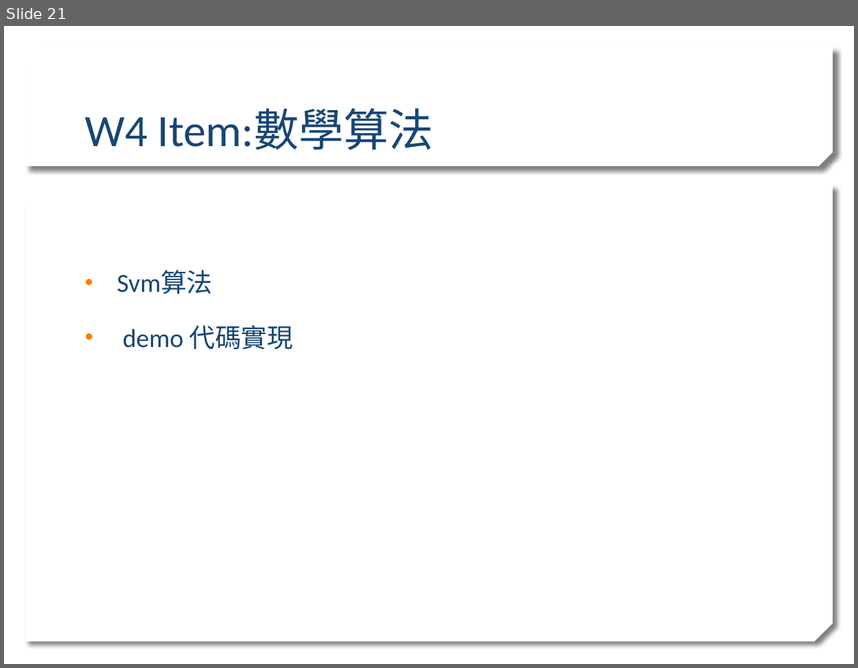
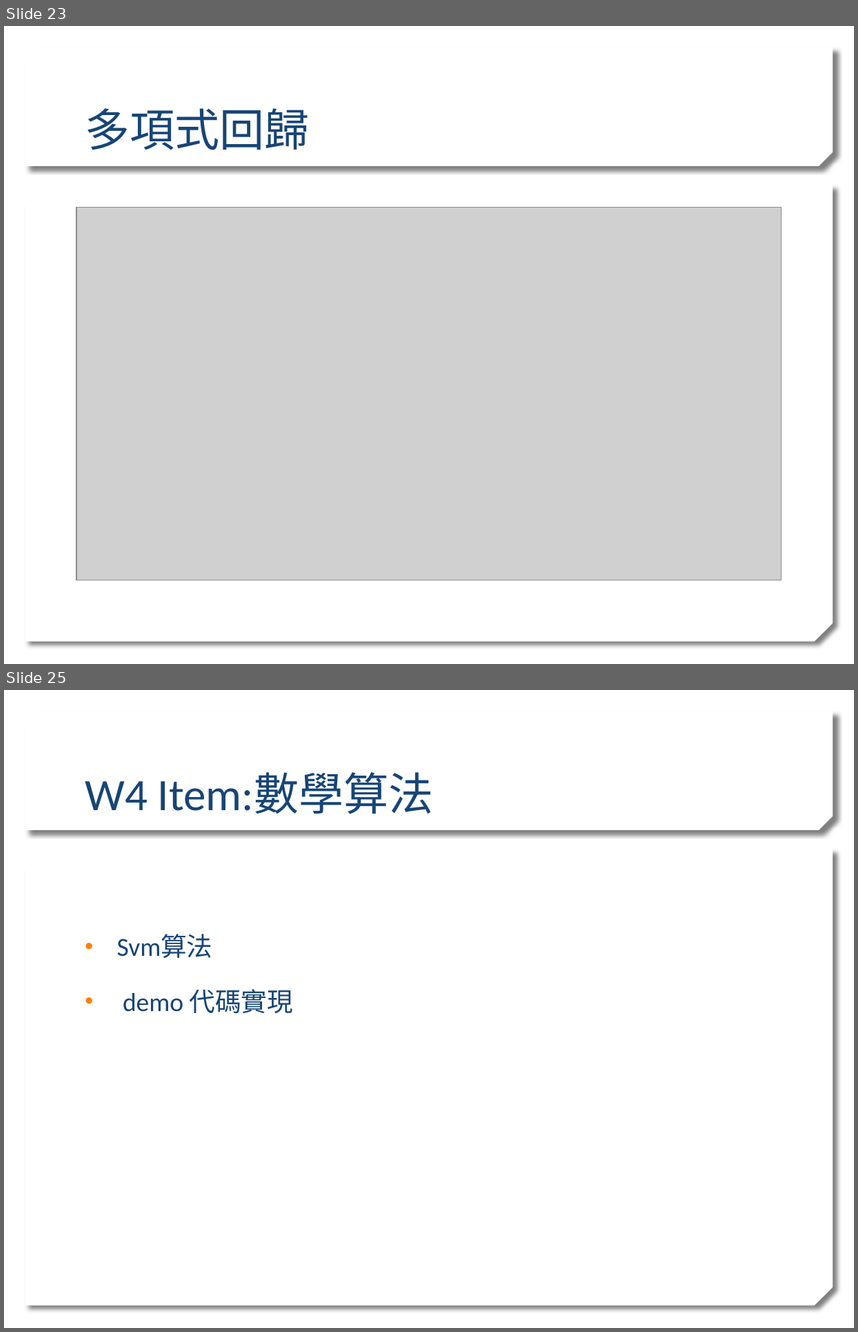
Before and after one commit to stereo720712/2020_Learn_practice_Machine_Learning, a slide deck: ml traing sean_detail.pptx. Shown one above the other, each under a label of ours: slide 21 before the commit, slides 23 and 25 after it; the slides between them are not shown. The pictures are 858x668 and 858x1332 pixels, drawn with LibreOffice and Linux fonts; fonts in the diff are those of the drawing; grey boxes stand for pictures; background and template pictures are left out. Boxes give left, top, right and bottom in pixels: in the first picture for what was removed or moved away, otherwise in the second. Text is boxed around its words. In the diff, an @@ line names an element or a change of style, - is before the commit and + after.

```diff
--- a/ml traing sean_detail.pptx
+++ b/ml traing sean_detail.pptx
@@ slide 23 added at (4, 26, 854, 664), background picture (left out); not listed: 2 template elements that a slide beside it also shows @@
@@ title added at (85, 108, 309, 150), 38 pt, text #174576 @@
+多項式回歸
@@ picture added at (76, 207, 781, 579) @@
@@ what was slide 21 is now slide 25 @@
```
Also in this commit, not shown: 3 other slides added, 4 other files.
